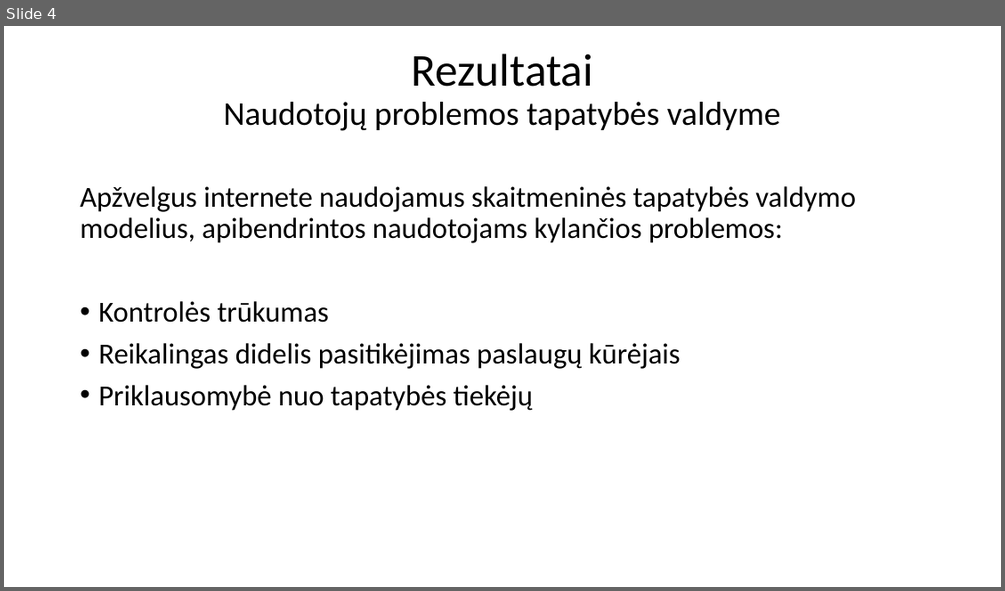
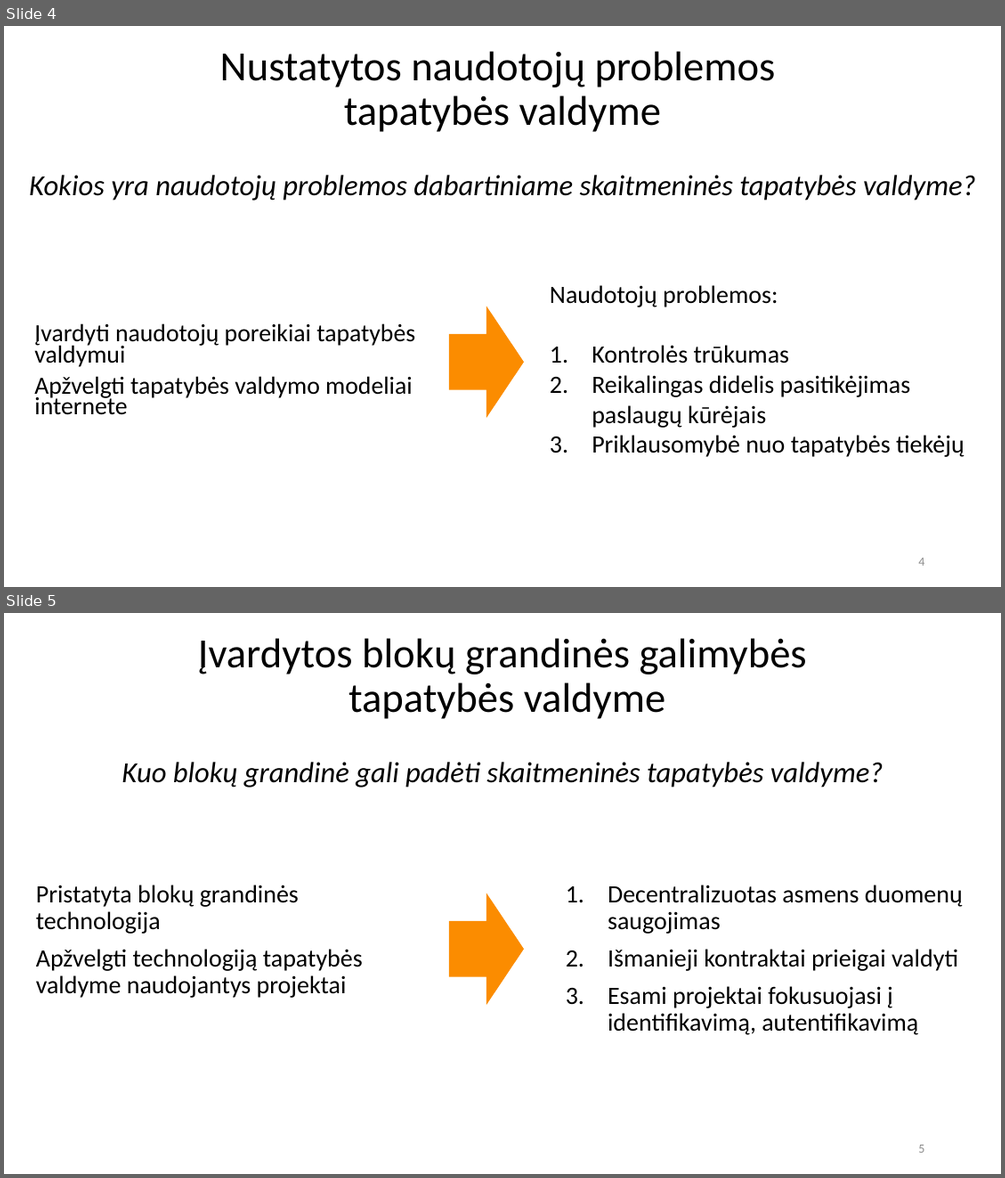
Before and after one commit to Ubaldas11/bachelor-thesis, a slide deck: BakalauroGynimas.pptx. Shown one above the other, each under a label of ours: slide 4 before the commit, slides 4 and 5 after it. The pictures are 1005x591 and 1005x1178 pixels, drawn with LibreOffice and Linux fonts; fonts in the diff are those of the drawing; background and template pictures are left out. Boxes give left, top, right and bottom in pixels: in the first picture for what was removed or moved away, otherwise in the second. Text is boxed around its words. In the diff, an @@ line names an element or a change of style, - is before the commit and + after.

```diff
--- a/BakalauroGynimas.pptx
+++ b/BakalauroGynimas.pptx
@@ slide 5 added at [4,613,1001,1174], background #FFFFFF @@
@@ title added at [198,638,807,719], 40 pt, text #000000 @@
+Įvardytos blokų grandinės galimybės
+tapatybės valdyme
@@ text added at [121,762,883,787], 28 pt, text #000000, italic @@
+Kuo blokų grandinė gali padėti skaitmeninės tapatybės valdyme?
@@ text added at [36,884,363,997], 24 pt, text #000000 @@
+Pristatyta blokų grandinės technologija
+Apžvelgti technologiją tapatybės valdyme naudojantys projektai
@@ right arrow added at [449,892,524,1004], fill #FB8C00 @@
@@ text added at [607,884,963,1035], 24 pt, text #000000 @@
+1. Decentralizuotas asmens duomenų saugojimas
+2. Išmanieji kontraktai prieigai valdyti
+3. Esami projektai fokusuojasi į identifikavimą, autentifikavimą
@@ page number added at [918,1144,924,1152], 12 pt, text #8C8C8C @@
+5
@@ slide 4 changed as well @@
@@ title at [220,51,776,132]: text changed; size 32 to 40 pt @@
-Rezultatai
-Naudotojų problemos tapatybės valdyme
+Nustatytos naudotojų problemos
+tapatybės valdyme
@@ text added at [29,175,976,200], 28 pt, text #000000, italic @@
+Kokios yra naudotojų problemos dabartiniame skaitmeninės tapatybės valdyme?
@@ text added at [550,285,964,457], 24 pt, text #000000 @@
+  Naudotojų problemos:
+  1. Kontrolės trūkumas
+  2. Reikalingas didelis pasitikėjimas paslaugų kūrėjais
+  3. Priklausomybė nuo tapatybės tiekėjų
@@ right arrow added at [449,305,524,417], fill #FB8C00 @@
@@ text at [34,323,415,415]: text changed; size 28 to 23.8 pt @@
-Apžvelgus internete naudojamus skaitmeninės tapatybės valdymo modelius, apibendrintos naudotojams kylančios problemos:
-• Kontrolės trūkumas
-• Reikalingas didelis pasitikėjimas paslaugų kūrėjais
-• Priklausomybė nuo tapatybės tiekėjų
+Įvardyti naudotojų poreikiai tapatybės valdymui
+Apžvelgti tapatybės valdymo modeliai internete
@@ page number added at [918,557,924,565], 12 pt, text #8C8C8C @@
+4
```
Also in this commit, not shown: 5 other slides changed, 8 other slides added, 2 slides removed, 4 other files.
